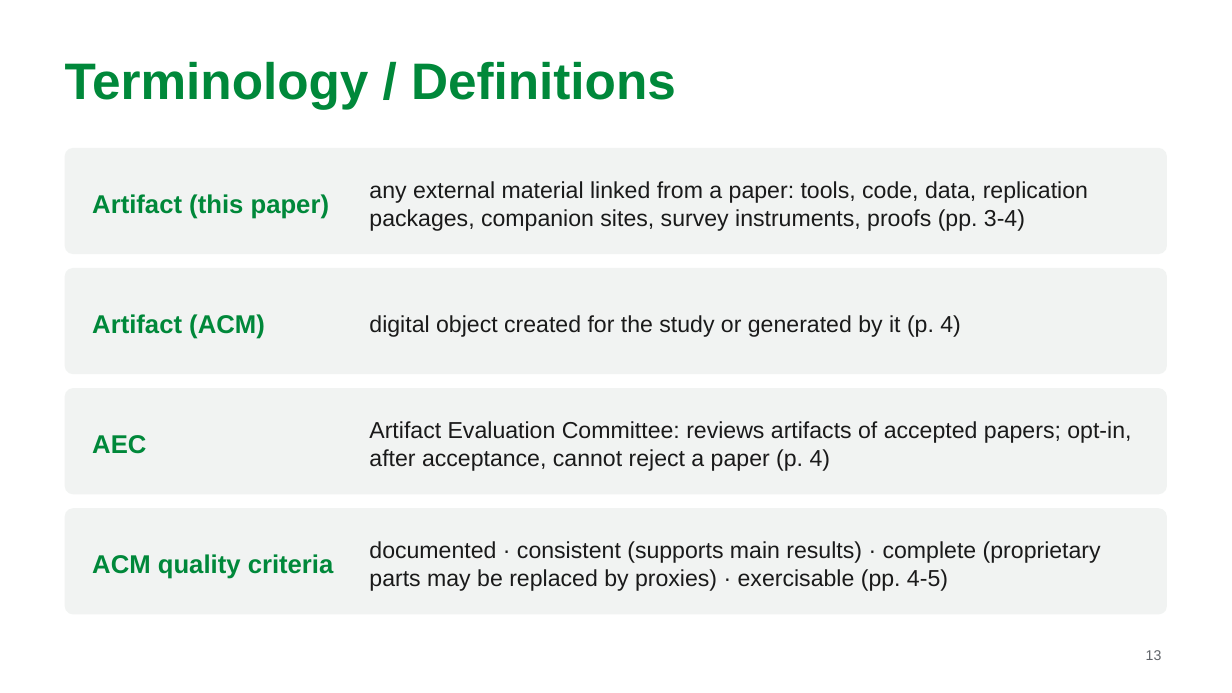
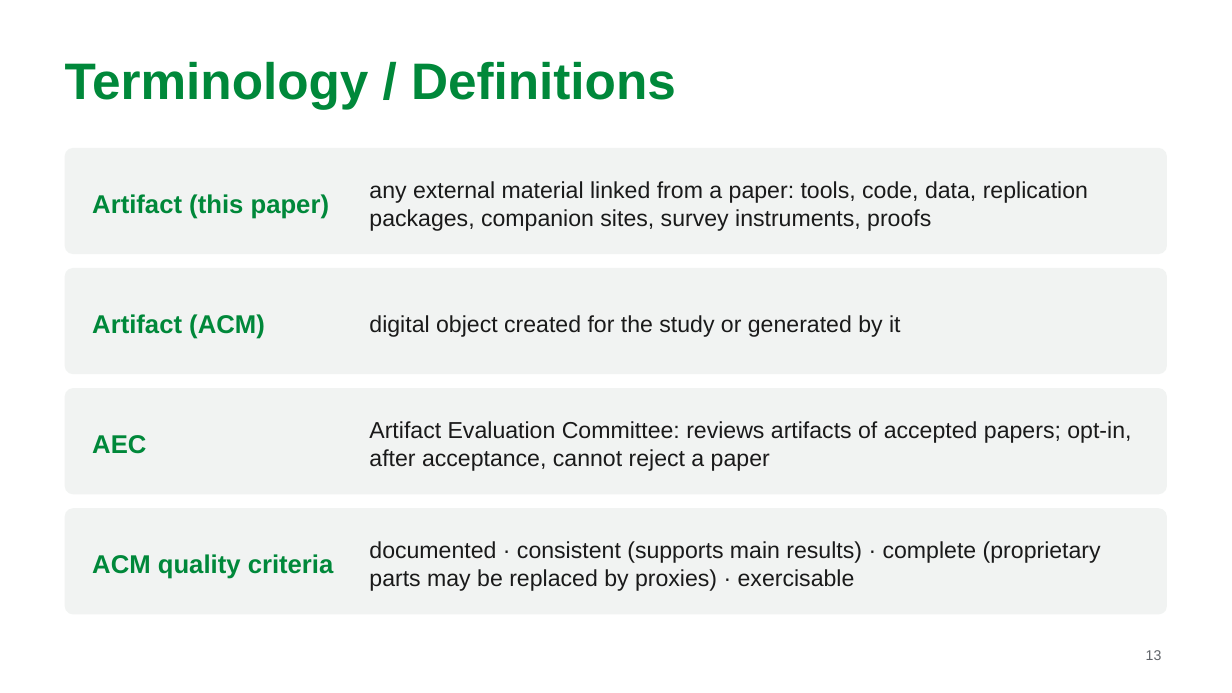
Before and after one commit to MarkAndreDuesing/Reprod_Docs_And_Notes, a slide deck: slide 13 of Vorl_2/slides/lecture2-team-paper2.pptx. Drawn at 1232x693 pixels with LibreOffice and Linux fonts; fonts in the diff are those of the drawing. Boxes give left, top, right and bottom in pixels: in the first picture for what was removed or moved away, otherwise in the second. Text is boxed around its words. In the diff, an @@ line names an element or a change of style, - is before the commit and + after.

```diff
--- a/Vorl_2/slides/lecture2-team-paper2.pptx
+++ b/Vorl_2/slides/lecture2-team-paper2.pptx
@@ text at [369,181,1088,231]: text changed @@
-any external material linked from a paper: tools, code, data, replication packages, companion sites, survey instruments, proofs (pp. 3-4)
+any external material linked from a paper: tools, code, data, replication packages, companion sites, survey instruments, proofs
@@ text at [369,315,901,337]: text changed @@
-digital object created for the study or generated by it (p. 4)
+digital object created for the study or generated by it
@@ text at [369,421,1131,471]: text changed @@
-Artifact Evaluation Committee: reviews artifacts of accepted papers; opt-in, after acceptance, cannot reject a paper (p. 4)
+Artifact Evaluation Committee: reviews artifacts of accepted papers; opt-in, after acceptance, cannot reject a paper
@@ text at [369,541,1101,591]: text changed @@
-documented · consistent (supports main results) · complete (proprietary parts may be replaced by proxies) · exercisable (pp. 4-5)
+documented · consistent (supports main results) · complete (proprietary parts may be replaced by proxies) · exercisable
```
Also in this commit, not shown: 11 other slides changed, 1 slide added, 1 slide removed, 1 other file.
